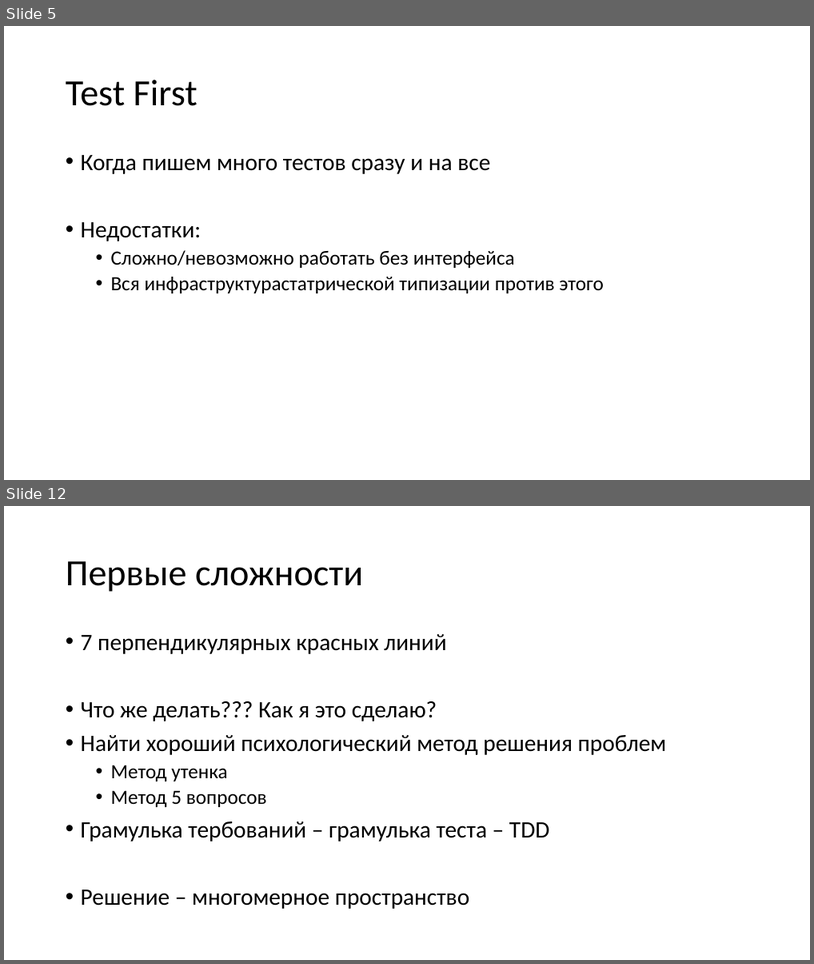
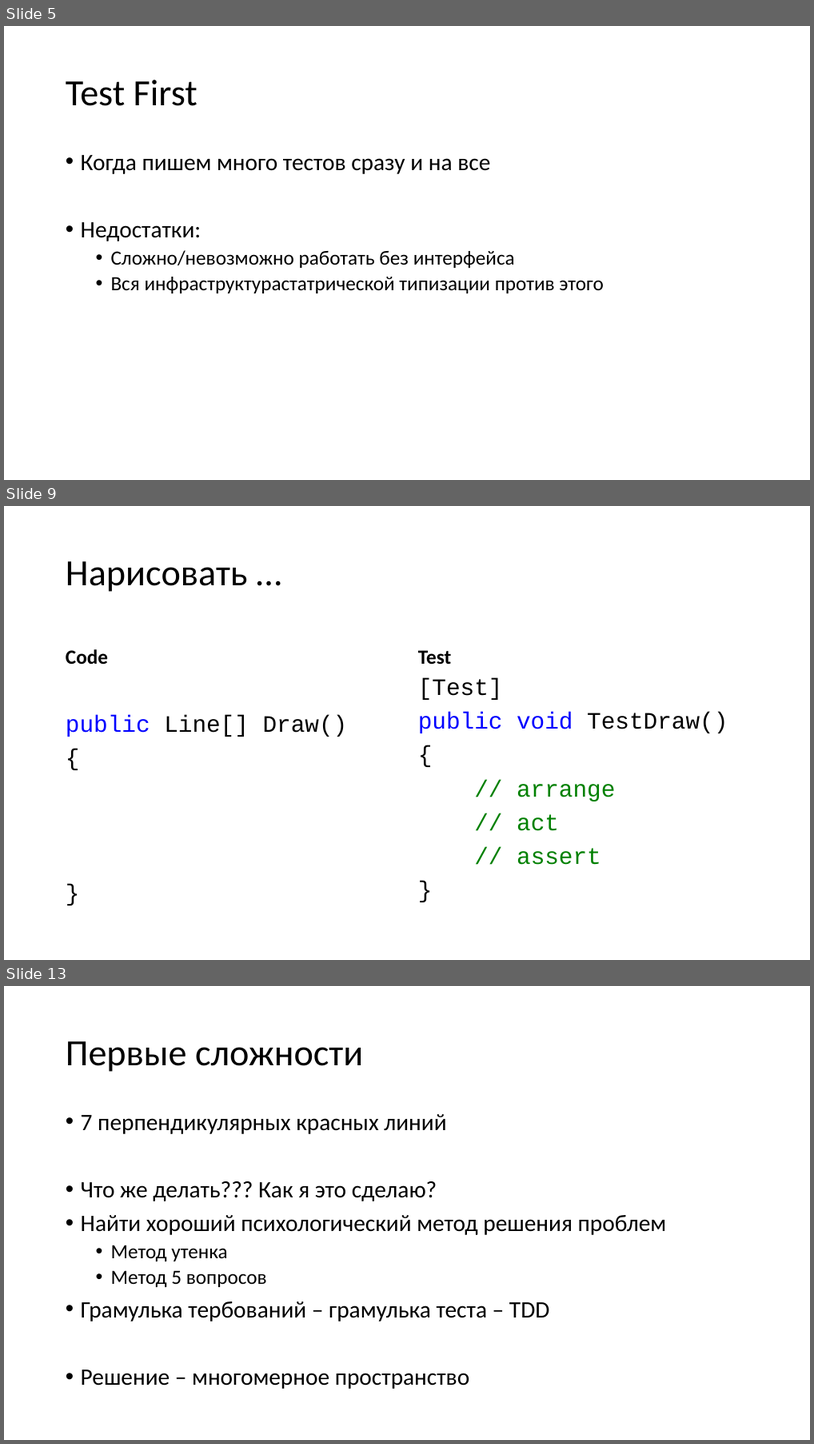
Before and after one commit to kugushev/presentations, a slide deck: Presentation.pptx. Shown one above the other, each under a label of ours: slides 5 and 12 before the commit, slides 5, 9 and 13 after it; the slides between them are not shown. The pictures are 814x964 and 814x1444 pixels, drawn with LibreOffice and Linux fonts; fonts in the diff are those of the drawing. Boxes give left, top, right and bottom in pixels: in the first picture for what was removed or moved away, otherwise in the second. Text is boxed around its words. In the diff, an @@ line names an element or a change of style, - is before the commit and + after.

```diff
--- a/Presentation.pptx
+++ b/Presentation.pptx
@@ slide 9 added at box(4, 506, 810, 960), background #FFFFFF @@
@@ title added at box(66, 561, 248, 592), 44 pt, text #000000 @@
+Нарисовать …
@@ text added at box(66, 649, 108, 664), 24 pt, text #000000, bold @@
+Code
@@ text added at box(418, 650, 451, 664), 24 pt, text #000000, bold @@
+Test
@@ text added at box(418, 678, 728, 864), 28 pt, text #008000 @@
+[Test]
+public void TestDraw()
+{
+// arrange
+// act
+// assert
+}
@@ text added at box(66, 715, 348, 736), 28 pt, text #000000 @@
+public Line[] Draw()
+{
+}
@@ what was slide 12 is now slide 13 @@
```
Also in this commit, not shown: 3 slides changed, 5 other slides added, 5 slides removed, 14 other files.
